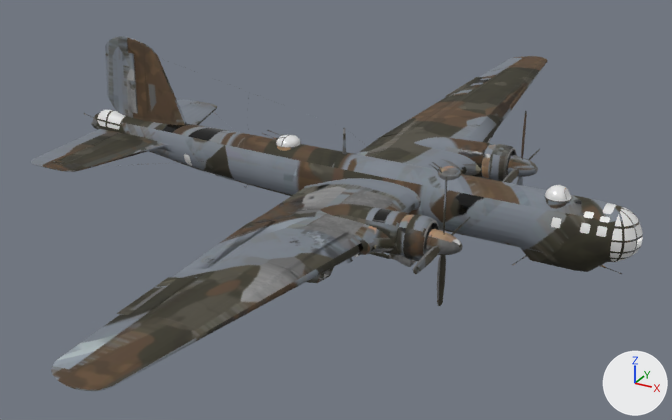
What one commit did to the glTF model game/models/battle/fh_battle_bomber_t1.glb.
Rendered twice from a 50 mm lens placed at (0.687, -1.205, 0.515), pointed at (0.038, -0.025, -0.076). Lighting does not change. The marker at lower right points along +X, +Y and +Z. The first picture is the older version. Vertices at exactly the same position are counted once.

The first picture shows 'fh_battle_bomber_t1'.
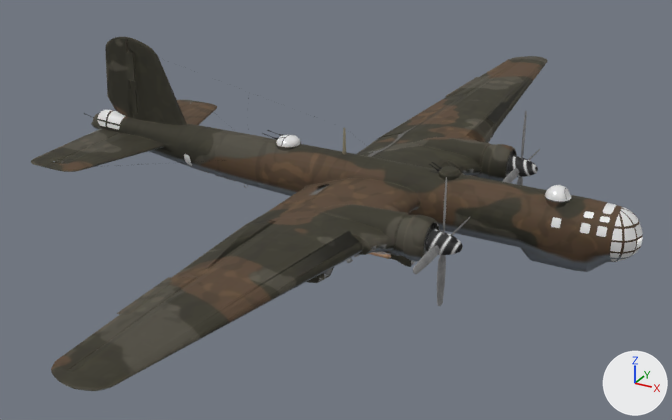
Pixel boxes [x1, y1, x2, y2] of what changed, in the pictures (672 x 420 px):
part 1 of me_fh_battle_bomber_t1, reshaped: before [45, 40, 477, 259]; after [45, 37, 541, 303]
part 2 of me_fh_battle_bomber_t1, surface changed: [31, 37, 643, 391] in both

The change, as a list of edits to the scene's bpy script:
```text
Change me_fh_battle_bomber_t1:
    used by ob_fh_battle_bomber_t1; location = (0.0, 0.0, 0.0)
    remove me_fh_battle_bomber_t1.from_pydata(...)  # 15331 vertices, 29996 faces; spans x -0.5..0.5, y -0.692..0.692, z -0.117..0.148
    add me_fh_battle_bomber_t1.from_pydata(...)  # 15262 vertices, 29996 faces; spans x -0.5..0.5, y -0.692..0.692, z -0.117..0.148
    me_fh_battle_bomber_t1 part 1: 78 vertices moved within x -0.396..0.21, y -0.21..0.193, z -0.076..0.053; 24 vertices removed from x -0.396..0.209, y -0.202..0.202, z -0.076..0.147; 371 vertices added at x -0.468..0.276, y -0.408..0.4, z -0.115..0.148
    me_fh_battle_bomber_t1 part 2: 27658 kept faces spanning x -0.5..0.5, y -0.692..0.692, z -0.117..0.148 get new texture (UV) coordinates
    other edits to the shape of me_fh_battle_bomber_t1 do not show in these pictures
```
